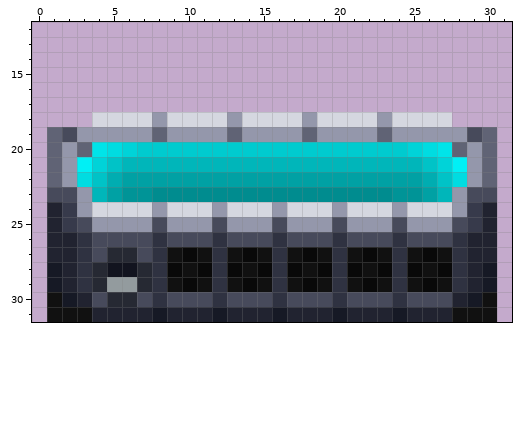
Pixel-art sprite -- Resources/Textures/ADT/Structures/Machines/hydroT2.rsi/hydrotrayT2.png. Above: the version before the commit.
The file is 32x32 pixels. Colours within 5 levels of each other are drawn and written as one. Shown: x 0..31, y 12..31.
New version:
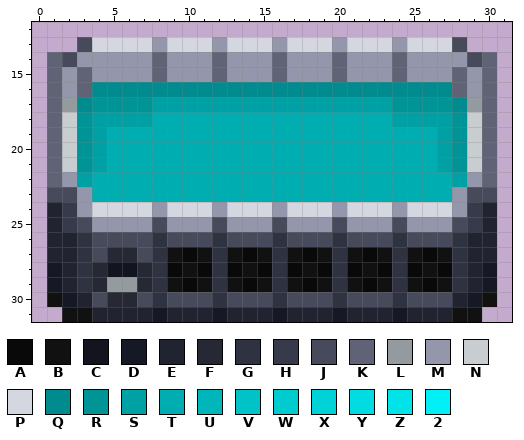
Palette (. is transparent): A #090909  B #111111  C #12141f  D #161925  E #212330  F #262933  G #2f3241  H #373a4b  J #474a5b  K #606375  L #939b9e  M #9497ab  N #c8cdcf  P #d5d7e0  Q #008c8f  R #009497  S #00a1a4  T #00adb1  U #00b6ba  V #00c3c7  W #00cbcf  X #00d3d8  Y #00dce1  Z #00e4e9  2 #00f0f5
Commit message: Респрайт лотка по приказу каши
The edit:
The author put colour J in row 13 at x 3 and 28; in row 14 at x 2 and 29.
The author put colour K in row 14 at x 1, 8, 12, 16, 20, 24 and 30; in row 15 at x 1, 3, 8, 12, 16, 20, 24, 28 and 30; in row 16 at x 1, 3, 28 and 30; in rows 17 to 18 at x 1 and 30.
The author put colour L in row 17 at x 2 and 29.
The author put colour M in row 13 at x 8, 12, 16, 20 and 24; in row 14 at x 3 to 7, 9 to 11, 13 to 15, 17 to 19, 21 to 23 and 25 to 28; in row 15 at x 2, 4 to 7, 9 to 11, 13 to 15, 17 to 19, 21 to 23, 25 to 27 and 29; in row 16 at x 2 and 29.
The author put colour N in row 18 at x 2 and 29.
Colour J becomes colour N in row 19 at x 2 and 29.
Colour M becomes colour N in rows 20 to 21 at x 2 and 29.
The author put colour P in row 13 at x 4 to 7, 9 to 11, 13 to 15, 17 to 19, 21 to 23 and 25 to 27.
The author put colour Q in row 16 at x 4 to 27; in row 17 at x 3 and 28.
The author put colour R in row 17 at x 4 to 7 and 24 to 27; in row 18 at x 3 and 28.
Colour 2 becomes colour R in row 21 at x 3 and 28.
Colour K becomes colour R in row 20 at x 3 and 28.
Colour M becomes colour R in row 19 at x 3 and 28.
The author put colour S in row 17 at x 8 to 23.
Colour M becomes colour S in row 19 at x 4 and 27.
Colour P becomes colour S in row 18 at x 4 to 7 and 24 to 27.
Colour X becomes colour S in row 21 at x 4 and 27.
Colour Y becomes colour S in row 22 at x 3 and 28.
Colour Z becomes colour S in row 20 at x 4 and 27.
Colour K becomes colour T in row 19 at x 8, 13, 18 and 23.
Colour M becomes colour T in row 18 at x 8, 13, 18 and 23; in row 19 at x 5 to 7, 9 to 12, 14 to 17, 19 to 22 and 24 to 26.
Colour P becomes colour T in row 18 at x 9 to 12, 14 to 17 and 19 to 22.
Colour Q becomes colour T in row 23 at x 8 to 23.
Colour R becomes colour T in row 23 at x 6 to 7 and 24 to 25.
Colour S becomes colour T in row 22 at x 6 to 25; in row 23 at x 5 and 26.
Colour U becomes colour T in row 21 at x 6 to 25; in row 23 at x 4 and 27.
Colour V becomes colour T in row 21 at x 5 and 26; in row 22 at x 4 and 27.
Colour W becomes colour T in row 20 at x 7 to 24.
Colour X becomes colour T in row 20 at x 6 and 25.
Colour Y becomes colour T in row 20 at x 5 and 26.
The author cleared colour B in row 31 at x 1 and 30.
Boxes around the changes in both pictures, in picture pixels (x1, y1, x2, y2):
changed: (47, 37, 497, 202)
erased: (47, 307, 62, 322)
erased: (482, 307, 497, 322)
